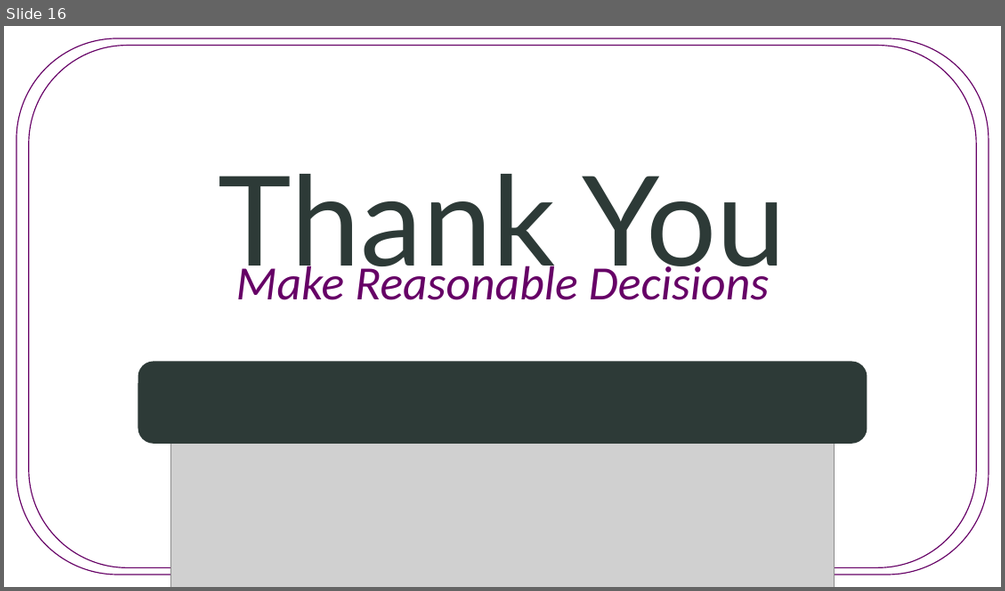
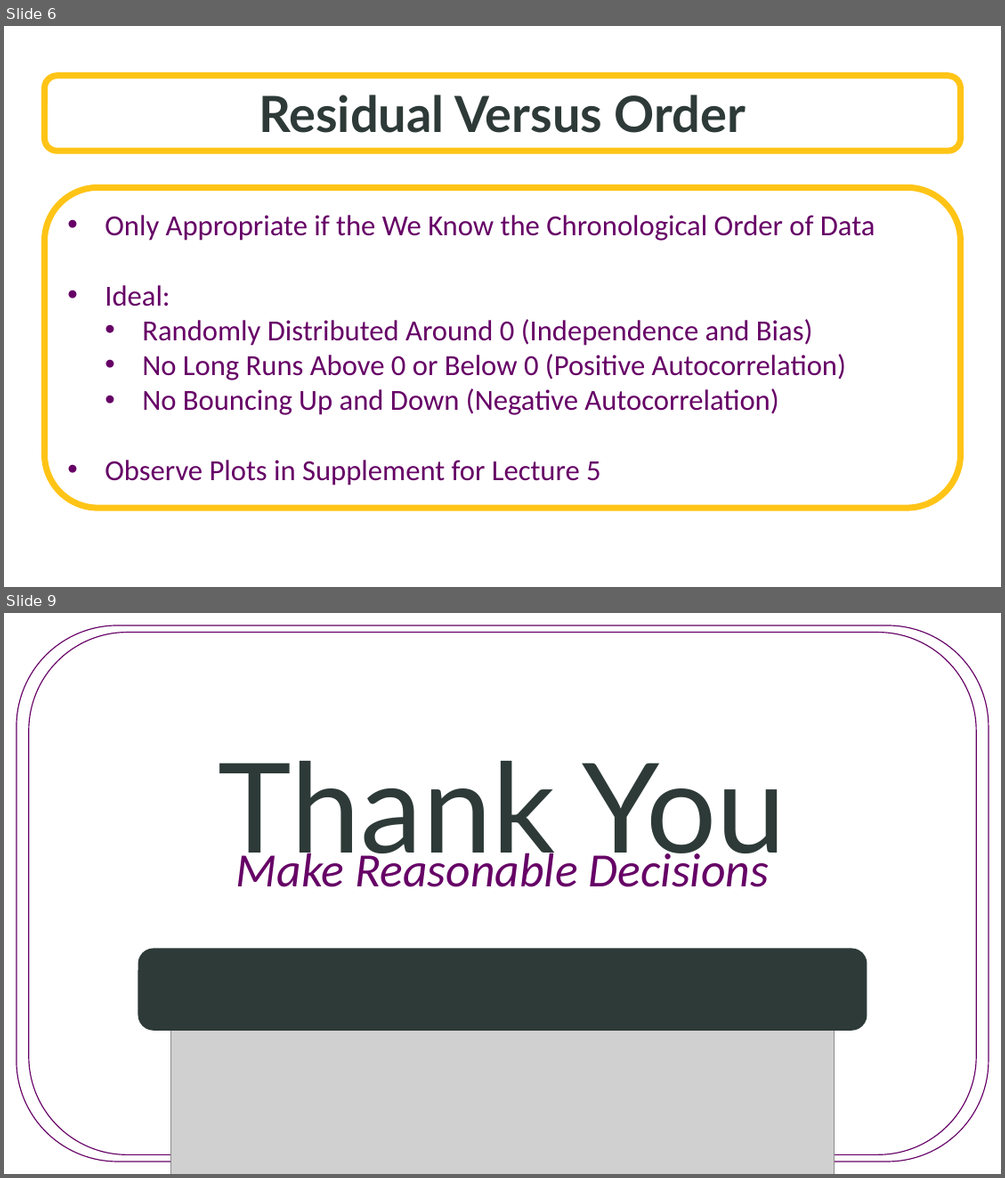
Before and after one commit to SuperMarioGiacomazzo/STOR455_WEBSITE, a slide deck: Lectures/5 - Assessing Conditions.pptx. Shown one above the other, each under a label of ours: slide 16 before the commit, slides 6 and 9 after it; the slides between them are not shown. The pictures are 1005x591 and 1005x1178 pixels, drawn with LibreOffice and Linux fonts; fonts in the diff are those of the drawing; grey boxes stand for pictures; background and template pictures are left out. Boxes give left, top, right and bottom in pixels: in the first picture for what was removed or moved away, otherwise in the second. Text is boxed around its words. In the diff, an @@ line names an element or a change of style, - is before the commit and + after.

```diff
--- a/Lectures/5 - Assessing Conditions.pptx
+++ b/Lectures/5 - Assessing Conditions.pptx
@@ slide 6 added at <box>4,26,1001,587</box>, background picture (left out) @@
@@ rounded rectangle added at <box>44,75,961,151</box>, fill #FFFFFF at 70% opacity, outline #FFC416 6 pt, 48 pt, text #2D3A37, bold @@
+Residual Versus Order
@@ rounded rectangle added at <box>44,187,961,507</box>, fill #FFFFFF, outline #FFC416 6 pt, 28 pt, text #660066 @@
+• Only Appropriate if the We Know the Chronological Order of Data
+• Ideal:
+  • Randomly Distributed Around 0 (Independence and Bias)
+  • No Long Runs Above 0 or Below 0 (Positive Autocorrelation)
+  • No Bouncing Up and Down (Negative Autocorrelation)
+• Observe Plots in Supplement for Lecture 5
@@ what was slide 16 is now slide 9 @@
```
Also in this commit, not shown: 2 slides changed, 5 other slides added, 13 slides removed, 12 other files.
